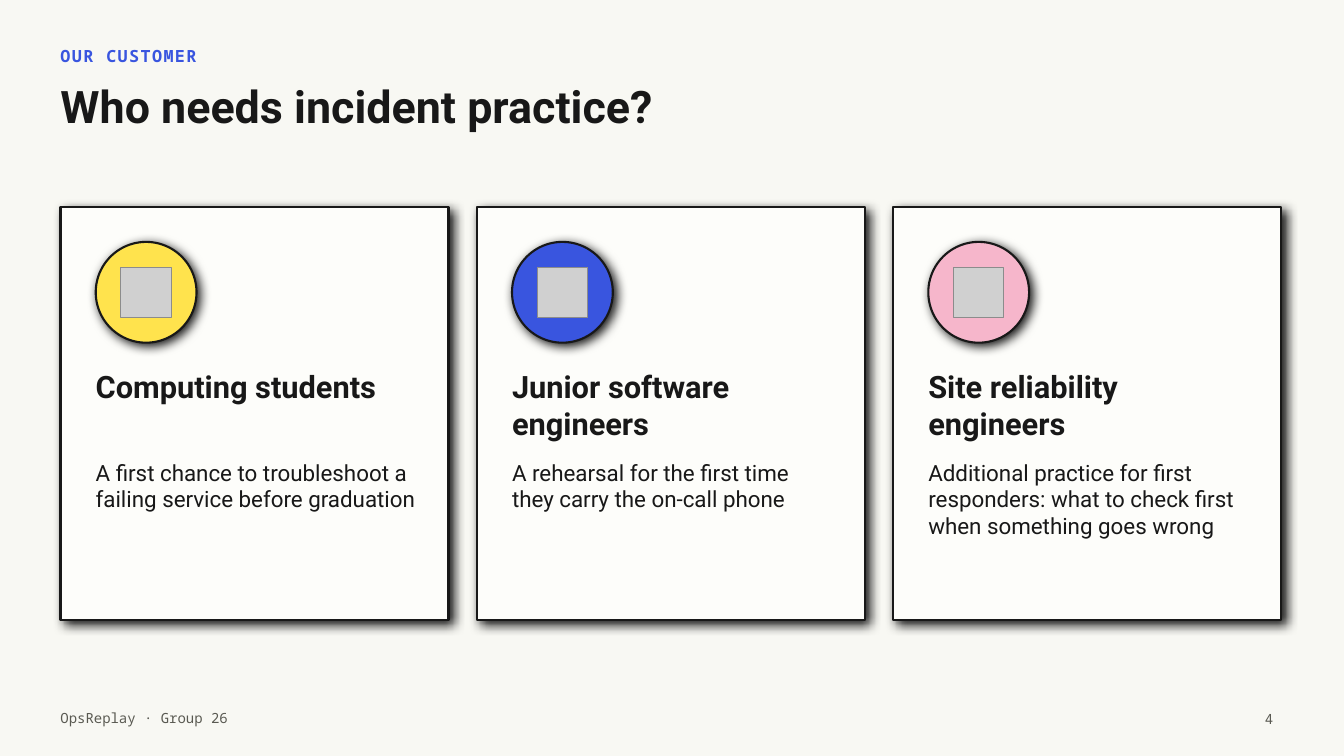
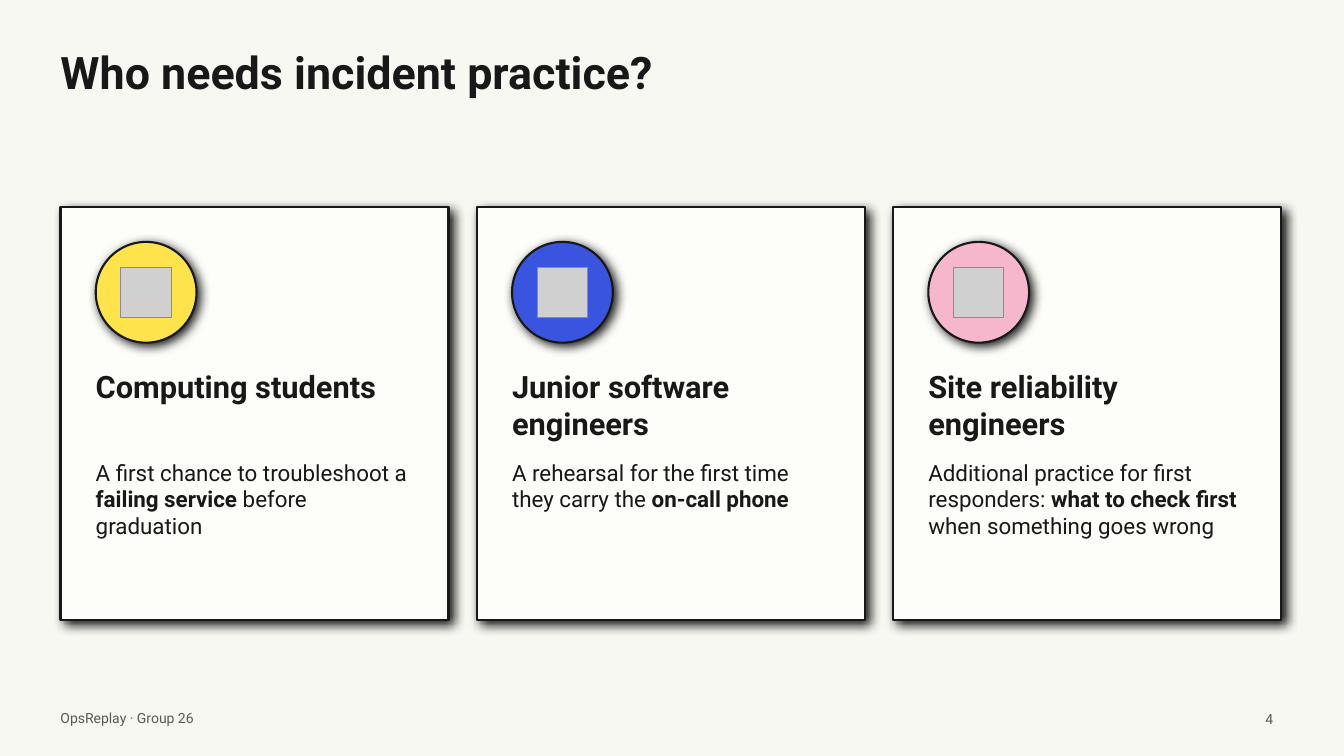
Before and after one commit to ehz0ah/OpsReplay, a slide deck: slide 4 of docs/reports/final/OpsReplay_Final_Presentation.pptx. Drawn at 1344x756 pixels with LibreOffice and Linux fonts; fonts in the diff are those of the drawing; grey boxes stand for pictures. Boxes give left, top, right and bottom in pixels: in the first picture for what was removed or moved away, otherwise in the second. Text is boxed around its words. In the diff, an @@ line names an element or a change of style, - is before the commit and + after.

```diff
--- a/docs/reports/final/OpsReplay_Final_Presentation.pptx
+++ b/docs/reports/final/OpsReplay_Final_Presentation.pptx
@@ title "Who needs incident practice?" moved from (x1=60, y1=89, x2=652, y2=132) to (x1=60, y1=55, x2=652, y2=98) @@
@@ text removed at (x1=60, y1=50, x2=196, y2=62) @@
-OUR CUSTOMER
@@ text "A first chance to troubleshoot ..." at (x1=96, y1=464, x2=407, y2=539): bold on in "failing service" @@
@@ text "A rehearsal for the first ..." at (x1=512, y1=464, x2=789, y2=512): bold on in "on-call phone" @@
@@ text "Additional practice for first responders: ..." at (x1=928, y1=464, x2=1237, y2=539): bold on in "what to check first" @@
@@ text "OpsReplay · Group 26" at (x1=60, y1=712, x2=194, y2=726): font Noto Sans Mono to Roboto @@
@@ page number at (x1=1265, y1=714, x2=1273, y2=724): font Noto Sans Mono to Roboto @@
```
Also in this commit, not shown: 25 other slides changed, 1 slide added, 2 other files.
